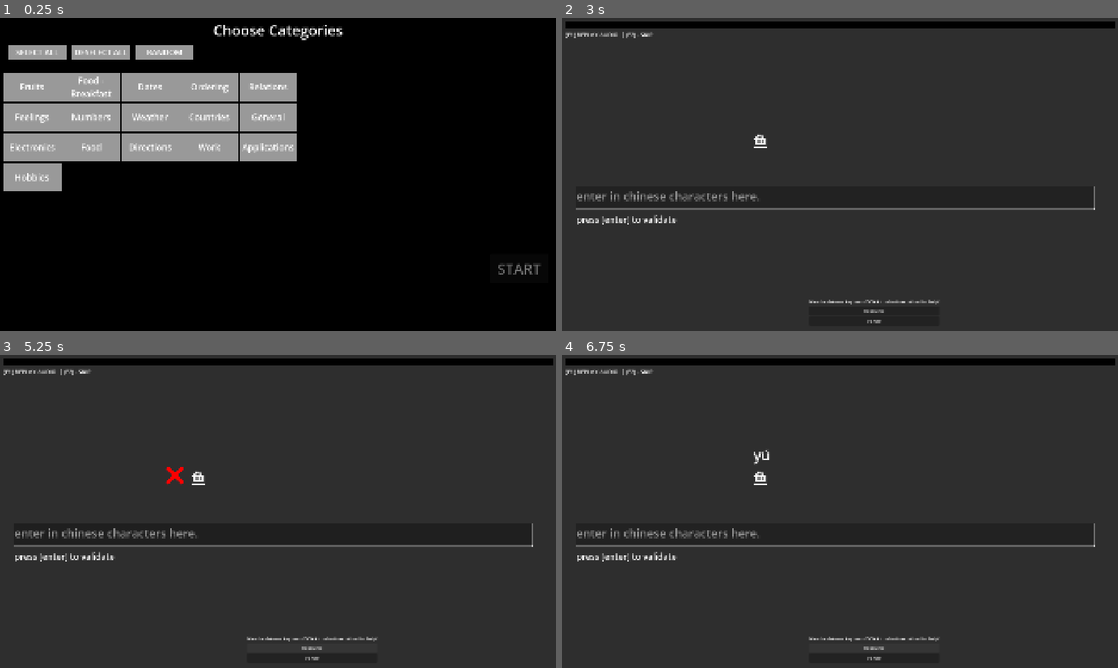
Above: before the commit, frames 1-4 (two rows, left to right).
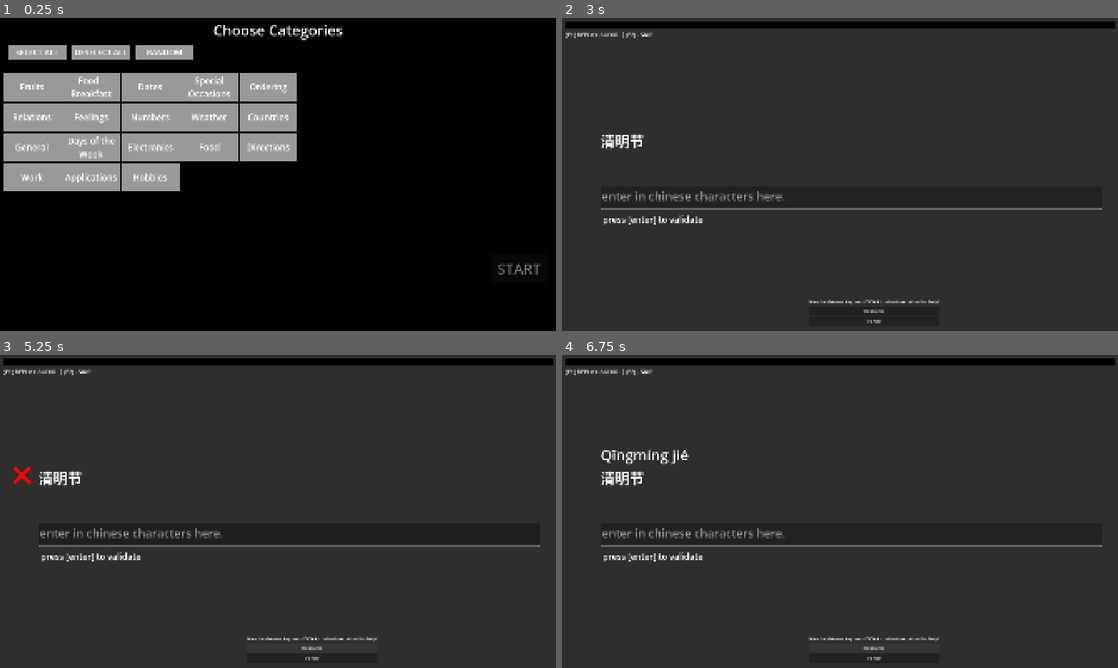
Above: after the commit, the same moments.

Repository: mathew-tran/chinese-learner
Game: Godot game, scene res://Scenes/Main.tscn
Two runs of this game, one before a commit and one after it. Both use one fixed random seed, a clock stepped at 60 frames per second and the inputs below.
Inputs (mouse positions are in pixels of both pictures, inside the frame that each line leads up to):
- Up to frame 1 (0.25 s): no input
- Up to frame 2 (3 s): click "Resource" at 0.5 s; click (773, 86) at 1.25 s, where only the run after the commit has a clickable "Special Occasions"; click (650, 146) at 2 s, where only the run after the commit has a clickable "Days of the Week"; click "START" at 2.75 s
- Up to frame 3 (5.25 s): click "Resource" at 3.5 s; click "Resource" at 4.25 s; tap Enter at 5 s
- Up to frame 4 (6.75 s): tap Enter at 5.75, 6.5 s

The runs differ from the first frame. In frame 1, 3.2% of the frame differs, in the area x 1-53%, y 18-56%; in frame 2, 1.2%; in frame 3, 1.4%; in frame 4, 1.6%.
Error in both runs: Invalid access of index '0' on a base object of type: 'PackedStringArray'. (res://Scripts/Autoloads/Helper.gd:10)

Commit message:
add days of the week and special occassions

Diff:
--- /dev/null
+++ b/Content/Modules/Module_DaysOfTheWeek.tres
@@ -0,0 +1,9 @@
+[gd_resource type="Resource" script_class="ModuleData" load_steps=2 format=3 uid="uid://ln1dmijsyctt"]
+
+[ext_resource type="Script" uid="uid://d3cqgtt72i0q" path="res://DataTypes/ModuleData.gd" id="1_yxqss"]
+
+[resource]
+script = ExtResource("1_yxqss")
+ModuleName = "Days of the Week"
+Topic = "res://Content/Topics/Dayoftheweek"
+metadata/_custom_type_script = "uid://d3cqgtt72i0q"
--- /dev/null
+++ b/Content/Modules/Module_Special_Occasions.tres
@@ -0,0 +1,9 @@
+[gd_resource type="Resource" script_class="ModuleData" load_steps=2 format=3 uid="uid://dnomhgbok62s2"]
+
+[ext_resource type="Script" uid="uid://d3cqgtt72i0q" path="res://DataTypes/ModuleData.gd" id="1_k615w"]
+
+[resource]
+script = ExtResource("1_k615w")
+ModuleName = "Special Occasions"
+Topic = "res://Content/Topics/Special Occasions"
+metadata/_custom_type_script = "uid://d3cqgtt72i0q"
--- /dev/null
+++ b/Content/Topics/Dayoftheweek/Sentence_Everyday.tres
@@ -0,0 +1,10 @@
+[gd_resource type="Resource" script_class="SentenceData" load_steps=2 format=3 uid="uid://cj6nm7av0r8vn"]
+
+[ext_resource type="Script" uid="uid://clouyvwi1n3sy" path="res://DataTypes/SentenceData.gd" id="1_mj8yt"]
+
+[resource]
+script = ExtResource("1_mj8yt")
+Sentence = "每天"
+TranslatedSentence = "Everyday"
+Pinyin = "Měitiān"
+metadata/_custom_type_script = "uid://clouyvwi1n3sy"
--- /dev/null
+++ b/Content/Topics/Dayoftheweek/Sentence_Friday.tres
@@ -0,0 +1,10 @@
+[gd_resource type="Resource" script_class="SentenceData" load_steps=2 format=3 uid="uid://xwo8v83882kw"]
+
+[ext_resource type="Script" uid="uid://clouyvwi1n3sy" path="res://DataTypes/SentenceData.gd" id="1_bkjep"]
+
+[resource]
+script = ExtResource("1_bkjep")
+Sentence = "周五"
+TranslatedSentence = "Friday"
+Pinyin = "Zhōu wǔ"
+metadata/_custom_type_script = "uid://clouyvwi1n3sy"
--- /dev/null
+++ b/Content/Topics/Dayoftheweek/Sentence_Monday.tres
@@ -0,0 +1,10 @@
+[gd_resource type="Resource" script_class="SentenceData" load_steps=2 format=3 uid="uid://cv688eth58g0l"]
+
+[ext_resource type="Script" uid="uid://clouyvwi1n3sy" path="res://DataTypes/SentenceData.gd" id="1_1rr0d"]
+
+[resource]
+script = ExtResource("1_1rr0d")
+Sentence = "周一"
+TranslatedSentence = "Monday"
+Pinyin = "Zhōuyī"
+metadata/_custom_type_script = "uid://clouyvwi1n3sy"
--- /dev/null
+++ b/Content/Topics/Dayoftheweek/Sentence_Saturday.tres
@@ -0,0 +1,10 @@
+[gd_resource type="Resource" script_class="SentenceData" load_steps=2 format=3 uid="uid://8tqv6dlbghjt"]
+
+[ext_resource type="Script" uid="uid://clouyvwi1n3sy" path="res://DataTypes/SentenceData.gd" id="1_66rsp"]
+
+[resource]
+script = ExtResource("1_66rsp")
+Sentence = "周六"
+TranslatedSentence = "Saturday"
+Pinyin = "Zhōu liù"
+metadata/_custom_type_script = "uid://clouyvwi1n3sy"
--- /dev/null
+++ b/Content/Topics/Dayoftheweek/Sentence_Sunday.tres
@@ -0,0 +1,10 @@
+[gd_resource type="Resource" script_class="SentenceData" load_steps=2 format=3 uid="uid://c7vjdkm4w7vdm"]
+
+[ext_resource type="Script" uid="uid://clouyvwi1n3sy" path="res://DataTypes/SentenceData.gd" id="1_hbabe"]
+
+[resource]
+script = ExtResource("1_hbabe")
+Sentence = "周日"
+TranslatedSentence = "Sunday"
+Pinyin = "Zhōu rì"
+metadata/_custom_type_script = "uid://clouyvwi1n3sy"
--- /dev/null
+++ b/Content/Topics/Dayoftheweek/Sentence_Thursday.tres
@@ -0,0 +1,10 @@
+[gd_resource type="Resource" script_class="SentenceData" load_steps=2 format=3 uid="uid://c0dvsuxdlhgd6"]
+
+[ext_resource type="Script" uid="uid://clouyvwi1n3sy" path="res://DataTypes/SentenceData.gd" id="1_xygg8"]
+
+[resource]
+script = ExtResource("1_xygg8")
+Sentence = "周四"
+TranslatedSentence = "Thursday"
+Pinyin = "Zhōu sì"
+metadata/_custom_type_script = "uid://clouyvwi1n3sy"
--- /dev/null
+++ b/Content/Topics/Dayoftheweek/Sentence_Today.tres
@@ -0,0 +1,10 @@
+[gd_resource type="Resource" script_class="SentenceData" load_steps=2 format=3 uid="uid://b11twearc8kj6"]
+
+[ext_resource type="Script" uid="uid://clouyvwi1n3sy" path="res://DataTypes/SentenceData.gd" id="1_wkrqe"]
+
+[resource]
+script = ExtResource("1_wkrqe")
+Sentence = "今天"
+TranslatedSentence = "Today"
+Pinyin = "Jīntiān"
+metadata/_custom_type_script = "uid://clouyvwi1n3sy"
--- /dev/null
+++ b/Content/Topics/Dayoftheweek/Sentence_Tommorow.tres
@@ -0,0 +1,10 @@
+[gd_resource type="Resource" script_class="SentenceData" load_steps=2 format=3 uid="uid://s1f6xii2bksl"]
+
+[ext_resource type="Script" uid="uid://clouyvwi1n3sy" path="res://DataTypes/SentenceData.gd" id="1_wg4nd"]
+
+[resource]
+script = ExtResource("1_wg4nd")
+Sentence = "明天"
+TranslatedSentence = "Tomorrow"
+Pinyin = "Míngtiān"
+metadata/_custom_type_script = "uid://clouyvwi1n3sy"
--- /dev/null
+++ b/Content/Topics/Dayoftheweek/Sentence_Tuesday.tres
@@ -0,0 +1,10 @@
+[gd_resource type="Resource" script_class="SentenceData" load_steps=2 format=3 uid="uid://olewwh0ycc78"]
+
+[ext_resource type="Script" uid="uid://clouyvwi1n3sy" path="res://DataTypes/SentenceData.gd" id="1_0rf4r"]
+
+[resource]
+script = ExtResource("1_0rf4r")
+Sentence = "周二"
+TranslatedSentence = "Tuesday"
+Pinyin = "Zhōu'èr"
+metadata/_custom_type_script = "uid://clouyvwi1n3sy"
--- /dev/null
+++ b/Content/Topics/Dayoftheweek/Sentence_Wednesday.tres
@@ -0,0 +1,10 @@
+[gd_resource type="Resource" script_class="SentenceData" load_steps=2 format=3 uid="uid://ccnf2ywbjocot"]
+
+[ext_resource type="Script" uid="uid://clouyvwi1n3sy" path="res://DataTypes/SentenceData.gd" id="1_lxy5f"]
+
+[resource]
+script = ExtResource("1_lxy5f")
+Sentence = "周三"
+TranslatedSentence = "Wednesday"
+Pinyin = "Zhōusān"
+metadata/_custom_type_script = "uid://clouyvwi1n3sy"
--- /dev/null
+++ b/Content/Topics/Dayoftheweek/Sentence_Weekday.tres
@@ -0,0 +1,10 @@
+[gd_resource type="Resource" script_class="SentenceData" load_steps=2 format=3 uid="uid://c4mjk1bt1sn15"]
+
+[ext_resource type="Script" uid="uid://clouyvwi1n3sy" path="res://DataTypes/SentenceData.gd" id="1_fobae"]
+
+[resource]
+script = ExtResource("1_fobae")
+Sentence = "工作日"
+TranslatedSentence = "Weekday"
+Pinyin = "Gōngzuò rì"
+metadata/_custom_type_script = "uid://clouyvwi1n3sy"
--- /dev/null
+++ b/Content/Topics/Dayoftheweek/Sentence_Weekend.tres
@@ -0,0 +1,10 @@
+[gd_resource type="Resource" script_class="SentenceData" load_steps=2 format=3 uid="uid://5fvmr26kkxty"]
+
+[ext_resource type="Script" uid="uid://clouyvwi1n3sy" path="res://DataTypes/SentenceData.gd" id="1_ldled"]
+
+[resource]
+script = ExtResource("1_ldled")
+Sentence = "周末"
+TranslatedSentence = "Weekend"
+Pinyin = "Zhōumò"
+metadata/_custom_type_script = "uid://clouyvwi1n3sy"
--- /dev/null
+++ b/Content/Topics/Dayoftheweek/Sentence_Yesterday.tres
@@ -0,0 +1,10 @@
+[gd_resource type="Resource" script_class="SentenceData" load_steps=2 format=3 uid="uid://cgqkmh3dgljek"]
+
+[ext_resource type="Script" uid="uid://clouyvwi1n3sy" path="res://DataTypes/SentenceData.gd" id="1_k3o8i"]
+
+[resource]
+script = ExtResource("1_k3o8i")
+Sentence = "昨天"
+TranslatedSentence = "Yesterday"
+Pinyin = "Zuótiān"
+metadata/_custom_type_script = "uid://clouyvwi1n3sy"
--- /dev/null
+++ b/Content/Topics/Special Occasions/Sentence_Occasion_Chinese_New_Year.tres
@@ -0,0 +1,10 @@
+[gd_resource type="Resource" script_class="SentenceData" load_steps=2 format=3 uid="uid://s0dn64yiceeh"]
+
+[ext_resource type="Script" uid="uid://clouyvwi1n3sy" path="res://DataTypes/SentenceData.gd" id="1_ro0ge"]
+
+[resource]
+script = ExtResource("1_ro0ge")
+Sentence = "春节"
+TranslatedSentence = "Chinese New Year"
+Pinyin = "Chūnjié"
+metadata/_custom_type_script = "uid://clouyvwi1n3sy"
--- /dev/null
+++ b/Content/Topics/Special Occasions/Sentence_Occasion_Dragon_Boat_Festival.tres
@@ -0,0 +1,10 @@
+[gd_resource type="Resource" script_class="SentenceData" load_steps=2 format=3 uid="uid://hapuqsl2gfg6"]
+
+[ext_resource type="Script" uid="uid://clouyvwi1n3sy" path="res://DataTypes/SentenceData.gd" id="1_4ipsi"]
+
+[resource]
+script = ExtResource("1_4ipsi")
+Sentence = "端午节"
+TranslatedSentence = "Dragon Boat Festival"
+Pinyin = "Duānwǔ jié"
+metadata/_custom_type_script = "uid://clouyvwi1n3sy"
--- /dev/null
+++ b/Content/Topics/Special Occasions/Sentence_Occasion_Happy_Anniversary.tres
@@ -0,0 +1,10 @@
+[gd_resource type="Resource" script_class="SentenceData" load_steps=2 format=3 uid="uid://s4h8rcgwkdd6"]
+
+[ext_resource type="Script" uid="uid://clouyvwi1n3sy" path="res://DataTypes/SentenceData.gd" id="1_jc2et"]
+
+[resource]
+script = ExtResource("1_jc2et")
+Sentence = "周年快乐"
+TranslatedSentence = "Happy Anniversary"
+Pinyin = "Zhōunián kuàilè"
+metadata/_custom_type_script = "uid://clouyvwi1n3sy"
--- /dev/null
+++ b/Content/Topics/Special Occasions/Sentence_Occasion_Happy_Birthday.tres
@@ -0,0 +1,10 @@
+[gd_resource type="Resource" script_class="SentenceData" load_steps=2 format=3 uid="uid://bkeuvfs5gqatl"]
+
+[ext_resource type="Script" uid="uid://clouyvwi1n3sy" path="res://DataTypes/SentenceData.gd" id="1_frlpy"]
+
+[resource]
+script = ExtResource("1_frlpy")
+Sentence = "生日快乐"
+TranslatedSentence = "Happy Birthday"
+Pinyin = "Shēngrì kuàilè"
+metadata/_custom_type_script = "uid://clouyvwi1n3sy"
--- /dev/null
+++ b/Content/Topics/Special Occasions/Sentence_Occasion_Happy_FathersDay.tres
@@ -0,0 +1,10 @@
+[gd_resource type="Resource" script_class="SentenceData" load_steps=2 format=3 uid="uid://5fgtuh8mjrgj"]
+
+[ext_resource type="Script" uid="uid://clouyvwi1n3sy" path="res://DataTypes/SentenceData.gd" id="1_58hh5"]
+
+[resource]
+script = ExtResource("1_58hh5")
+Sentence = "父亲节快乐"
+TranslatedSentence = "Happy Fathers Day"
+Pinyin = ""
+metadata/_custom_type_script = "uid://clouyvwi1n3sy"
--- /dev/null
+++ b/Content/Topics/Special Occasions/Sentence_Occasion_Happy_MothersDay.tres
@@ -0,0 +1,10 @@
+[gd_resource type="Resource" script_class="SentenceData" load_steps=2 format=3 uid="uid://b363yf16rspbd"]
+
+[ext_resource type="Script" uid="uid://clouyvwi1n3sy" path="res://DataTypes/SentenceData.gd" id="1_gd6dg"]
+
+[resource]
+script = ExtResource("1_gd6dg")
+Sentence = "母亲节快乐"
+TranslatedSentence = "Happy Mothers Day"
+Pinyin = "Mǔqīn jié kuàilè"
+metadata/_custom_type_script = "uid://clouyvwi1n3sy"
--- /dev/null
+++ b/Content/Topics/Special Occasions/Sentence_Occasion_Happy_New_Years.tres
@@ -0,0 +1,10 @@
+[gd_resource type="Resource" script_class="SentenceData" load_steps=2 format=3 uid="uid://s6g2ef8db26d"]
+
+[ext_resource type="Script" uid="uid://clouyvwi1n3sy" path="res://DataTypes/SentenceData.gd" id="1_oynul"]
+
+[resource]
+script = ExtResource("1_oynul")
+Sentence = "新年快乐"
+TranslatedSentence = "Happy New Year"
+Pinyin = "Xīnnián kuàilè"
+metadata/_custom_type_script = "uid://clouyvwi1n3sy"
--- /dev/null
+++ b/Content/Topics/Special Occasions/Sentence_Occasion_Labor_Day.tres
@@ -0,0 +1,10 @@
+[gd_resource type="Resource" script_class="SentenceData" load_steps=2 format=3 uid="uid://c1gpvmj42r66q"]
+
+[ext_resource type="Script" uid="uid://clouyvwi1n3sy" path="res://DataTypes/SentenceData.gd" id="1_nrkrd"]
+
+[resource]
+script = ExtResource("1_nrkrd")
+Sentence = "劳动节"
+TranslatedSentence = "Labor Day"
+Pinyin = "Láodòng jié"
+metadata/_custom_type_script = "uid://clouyvwi1n3sy"
--- /dev/null
+++ b/Content/Topics/Special Occasions/Sentence_Occasion_Merry_Christmas.tres
@@ -0,0 +1,10 @@
+[gd_resource type="Resource" script_class="SentenceData" load_steps=2 format=3 uid="uid://bvcclt5oqhae8"]
+
+[ext_resource type="Script" uid="uid://clouyvwi1n3sy" path="res://DataTypes/SentenceData.gd" id="1_bygtb"]
+
+[resource]
+script = ExtResource("1_bygtb")
+Sentence = "圣诞节快乐!"
+TranslatedSentence = "Merry Christmas"
+Pinyin = "Shèngdàn jié kuàilè!"
+metadata/_custom_type_script = "uid://clouyvwi1n3sy"
--- /dev/null
+++ b/Content/Topics/Special Occasions/Sentence_Occasion_Midautumn_Festival.tres
@@ -0,0 +1,10 @@
+[gd_resource type="Resource" script_class="SentenceData" load_steps=2 format=3 uid="uid://d4me0iy7jitea"]
+
+[ext_resource type="Script" uid="uid://clouyvwi1n3sy" path="res://DataTypes/SentenceData.gd" id="1_4dtas"]
+
+[resource]
+script = ExtResource("1_4dtas")
+Sentence = "中秋节"
+TranslatedSentence = "Mid Autumn Festival"
+Pinyin = "Zhōngqiū jié"
+metadata/_custom_type_script = "uid://clouyvwi1n3sy"
--- /dev/null
+++ b/Content/Topics/Special Occasions/Sentence_Occasion_NationalDay.tres
@@ -0,0 +1,10 @@
+[gd_resource type="Resource" script_class="SentenceData" load_steps=2 format=3 uid="uid://d3rgnnqw8n0ri"]
+
+[ext_resource type="Script" uid="uid://clouyvwi1n3sy" path="res://DataTypes/SentenceData.gd" id="1_cuefg"]
+
+[resource]
+script = ExtResource("1_cuefg")
+Sentence = "国庆节"
+TranslatedSentence = "National Day"
+Pinyin = "Guóqìng jié"
+metadata/_custom_type_script = "uid://clouyvwi1n3sy"
--- /dev/null
+++ b/Content/Topics/Special Occasions/Sentence_Occasion_QingMing_Festival.tres
@@ -0,0 +1,10 @@
+[gd_resource type="Resource" script_class="SentenceData" load_steps=2 format=3 uid="uid://ddt021px02j8v"]
+
+[ext_resource type="Script" uid="uid://clouyvwi1n3sy" path="res://DataTypes/SentenceData.gd" id="1_21j6q"]
+
+[resource]
+script = ExtResource("1_21j6q")
+Sentence = "清明节"
+TranslatedSentence = "Qingming Festival"
+Pinyin = "Qīngmíng jié"
+metadata/_custom_type_script = "uid://clouyvwi1n3sy"
--- a/Scenes/Main.tscn
+++ b/Scenes/Main.tscn
@@ -46,9 +46,9 @@
 anchor_top = 0.5
 anchor_right = 0.5
 anchor_bottom = 0.5
-offset_left = -300.0
+offset_left = -828.0
 offset_top = -155.0
-offset_right = 300.0
+offset_right = -228.0
 offset_bottom = -55.0
 grow_horizontal = 2
 grow_vertical = 2
@@ -64,9 +64,9 @@
 anchor_top = 0.5
 anchor_right = 0.5
 anchor_bottom = 0.5
-offset_left = -300.0
+offset_left = -828.0
 offset_top = -73.0
-offset_right = 300.0
+offset_right = -228.0
 offset_bottom = 27.0
 grow_horizontal = 2
 grow_vertical = 2
@@ -81,9 +81,9 @@
 anchor_top = 0.5
 anchor_right = 0.5
 anchor_bottom = 0.5
-offset_left = -300.0
+offset_left = -828.0
 offset_top = -232.0
-offset_right = 300.0
+offset_right = -228.0
 offset_bottom = -132.0
 grow_horizontal = 2
 grow_vertical = 2
@@ -91,11 +91,11 @@
 text = "nǐhǎo"
 
 [node name="TextEdit" type="TextEdit" parent="Panel"]
-custom_minimum_size = Vector2(1791.8, 80)
+custom_minimum_size = Vector2(1400, 80)
 layout_mode = 0
-offset_left = 45.0
+offset_left = 132.0
 offset_top = 578.0
-offset_right = 1836.8
+offset_right = 1862.0
 offset_bottom = 658.0
 theme_override_font_sizes/font_size = 40
 placeholder_text = "enter in chinese characters here."
@@ -110,18 +110,18 @@
 
 [node name="Status" type="TextureRect" parent="Panel"]
 layout_mode = 0
-offset_left = 571.0
+offset_left = 43.0
 offset_top = 383.0
-offset_right = 635.0
+offset_right = 107.0
 offset_bottom = 447.0
 texture = ExtResource("5_pbw6q")
 script = ExtResource("6_v1gob")
 
 [node name="Label" type="Label" parent="Panel"]
 layout_mode = 0
-offset_left = 49.0
+offset_left = 140.0
 offset_top = 673.0
-offset_right = 374.0
+offset_right = 485.0
 offset_bottom = 715.0
 theme_override_font_sizes/font_size = 30
 text = "press [enter] to validate"
